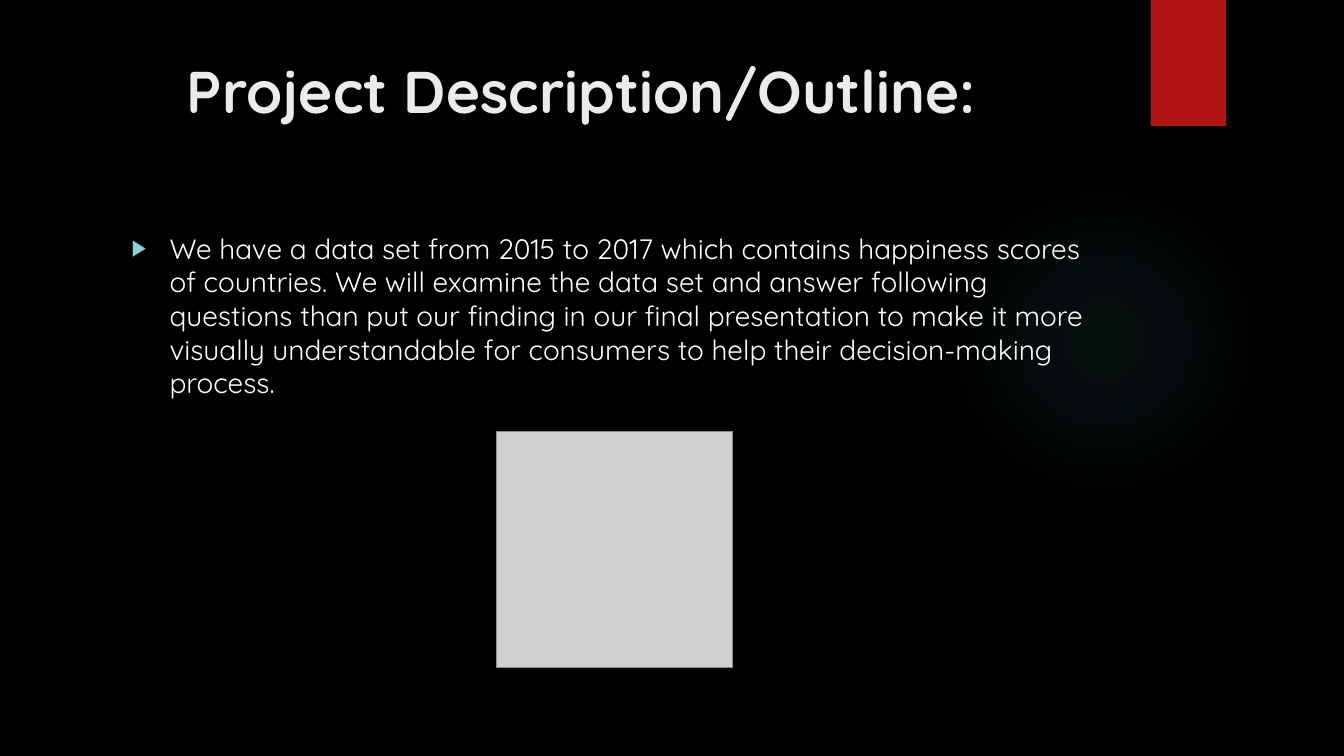
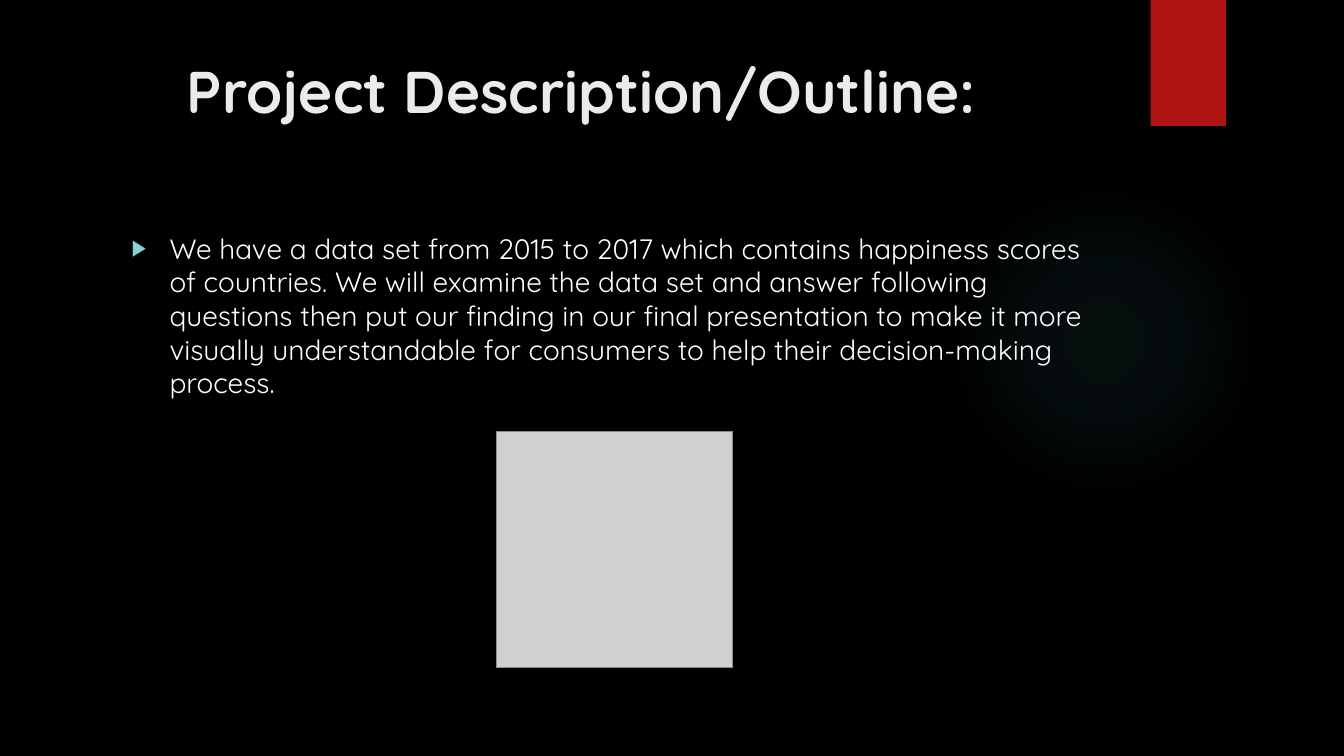
Before and after one commit to sinancengiz/World_Happiness, a slide deck: slide 3 of Project_1_Team_7_Presentation.pptx. Drawn at 1344x756 pixels with LibreOffice and Linux fonts; fonts in the diff are those of the drawing; grey boxes stand for pictures; background and template pictures are left out. Boxes give left, top, right and bottom in pixels: in the first picture for what was removed or moved away, otherwise in the second. Text is boxed around its words. In the diff, an @@ line names an element or a change of style, - is before the commit and + after.

```diff
--- a/Project_1_Team_7_Presentation.pptx
+++ b/Project_1_Team_7_Presentation.pptx
@@ text at [170,238,1081,399]: text changed @@
-▶ We have a data set from 2015 to 2017 which contains happiness scores of countries. We will examine the data set and answer following questions than put our finding in our final presentation to make it more visually understandable for consumers to help their decision-making process.
+▶ We have a data set from 2015 to 2017 which contains happiness scores of countries. We will examine the data set and answer following questions then put our finding in our final presentation to make it more visually understandable for consumers to help their decision-making process.
```
Also in this commit, not shown: 3 other slides changed, 8 slides removed, 1 other file.
